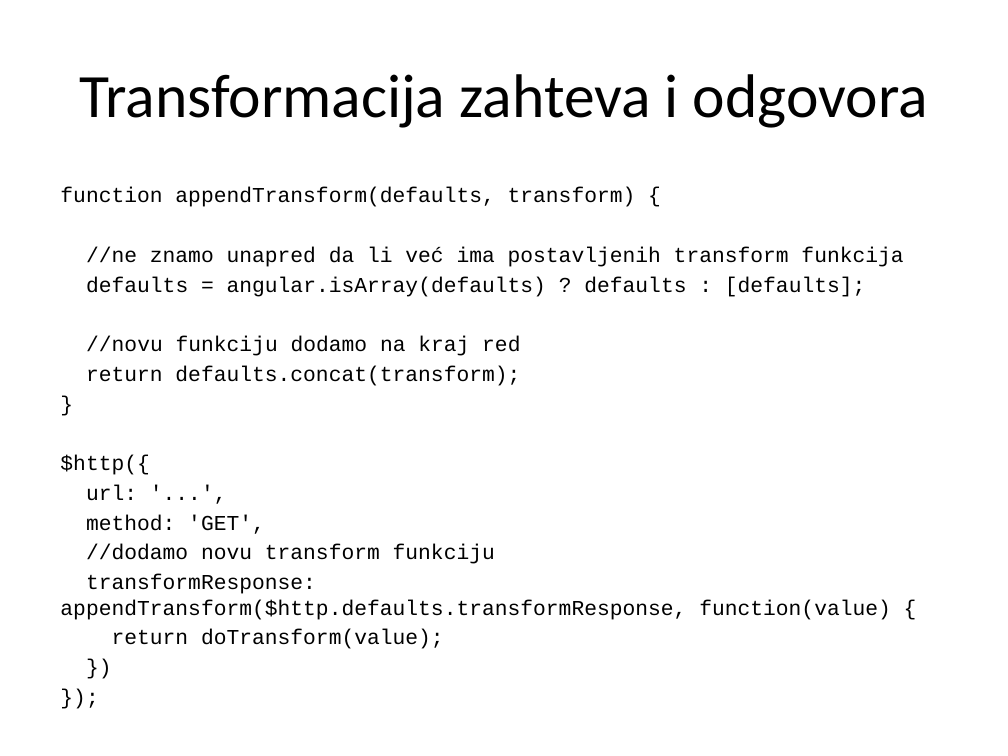
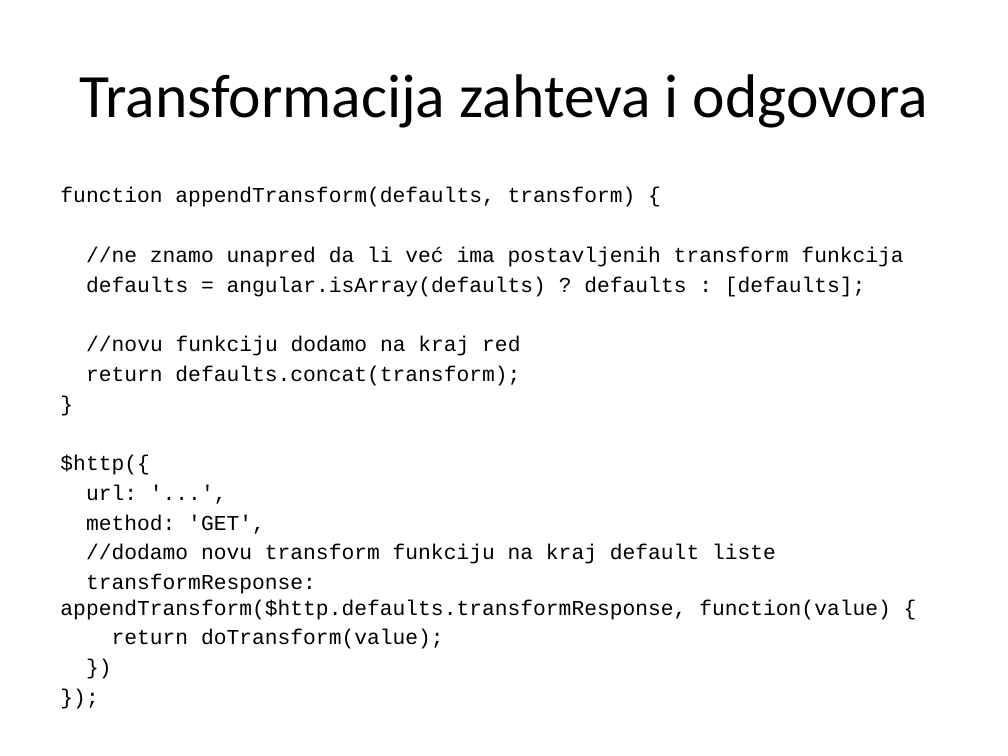
Before and after one commit to Cobrijani/2016, a slide deck: slide 15 of AngularJS/03_RESTPozivi/03 REST Pozivi.pptx. Drawn at 1008x756 pixels with LibreOffice and Linux fonts; fonts in the diff are those of the drawing. Boxes give left, top, right and bottom in pixels: in the first picture for what was removed or moved away, otherwise in the second. Text is boxed around its words. In the diff, an @@ line names an element or a change of style, - is before the commit and + after.

```diff
--- a/AngularJS/03_RESTPozivi/03 REST Pozivi.pptx
+++ b/AngularJS/03_RESTPozivi/03 REST Pozivi.pptx
@@ text at [86,544,776,564]: text changed @@
-//dodamo novu transform funkciju
+//dodamo novu transform funkciju na kraj default liste
```
Also in this commit, not shown: 26 other slides changed, 43 other files.
